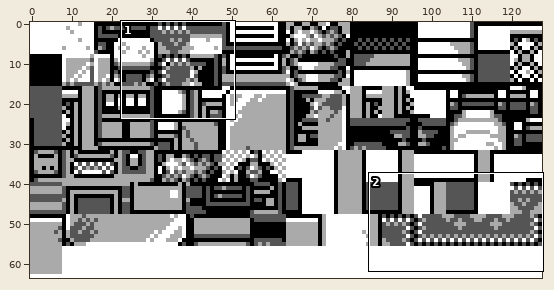
File history of a sprite sheet, gfx/tilesets/mansion.png. Above: a wide view before the commit, with the close-up outlined.
Close-up. The starting point:
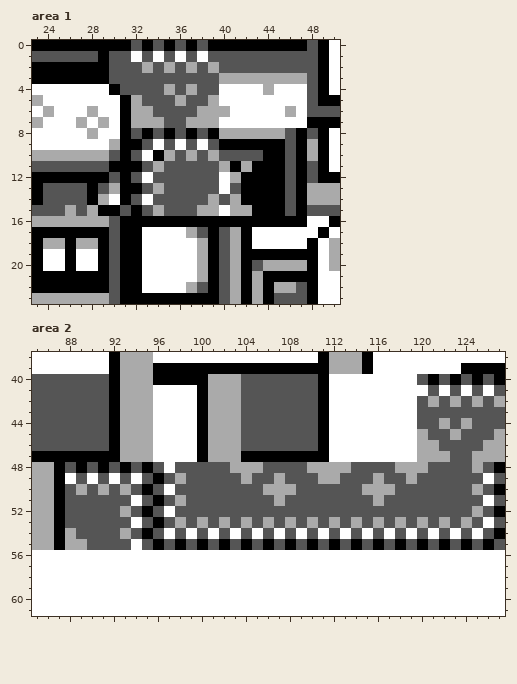
The file is 128x64 pixels. Shown: area 1: x 23..50, y 0..23; area 2: x 85..127, y 38..61.
Once edited:
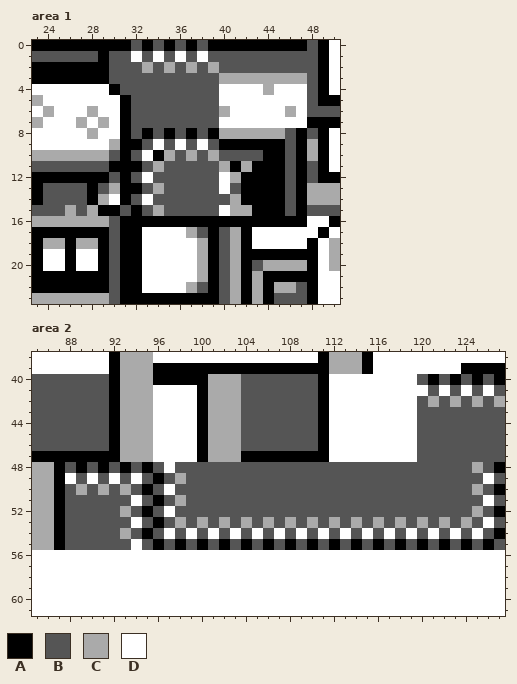
Palette (. is transparent): A #000000  B #555555  C #aaaaaa  D #ffffff
What changed:
Area 1:
y 4: x 35 C -> B; x 37 C -> B
y 5: x 32 C -> B; x 36 C -> B; x 39 C -> B
y 6: x 32..33 CC -> BB; x 38..39 CC -> BB
y 7: x 32..34 CCC -> BBB; x 37..39 CCC -> BBB
y 14: x 39 C -> B
y 15: x 38..39 CC -> BB
Area 2:
y 44: x 122 C -> B; x 124 C -> B
y 45: x 120 C -> B; x 123 C -> B; x 127 C -> B
y 46: x 120..121 CC -> BB; x 126..127 CC -> BB
y 47: x 120..122 CCC -> BBB; x 125..127 CCC -> BBB
y 48: x 103..105 CCC -> BBB; x 110..113 CCCC -> BBBB; x 118..120 CCC -> BBB
y 49: x 104 C -> B; x 107 C -> B; x 111..112 CC -> BB; x 116 C -> B; x 119 C -> B
y 50: x 106..108 CCC -> BBB; x 115..117 CCC -> BBB
y 51: x 107 C -> B; x 116 C -> B
y 54: x 88 C -> B
y 55: x 88..89 CC -> BB
